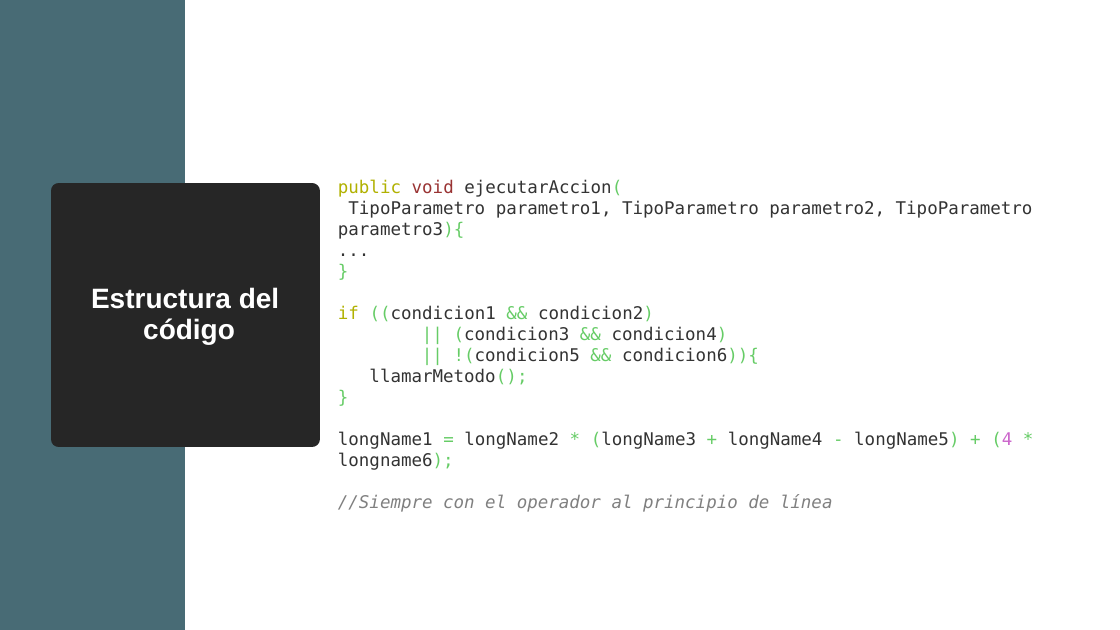
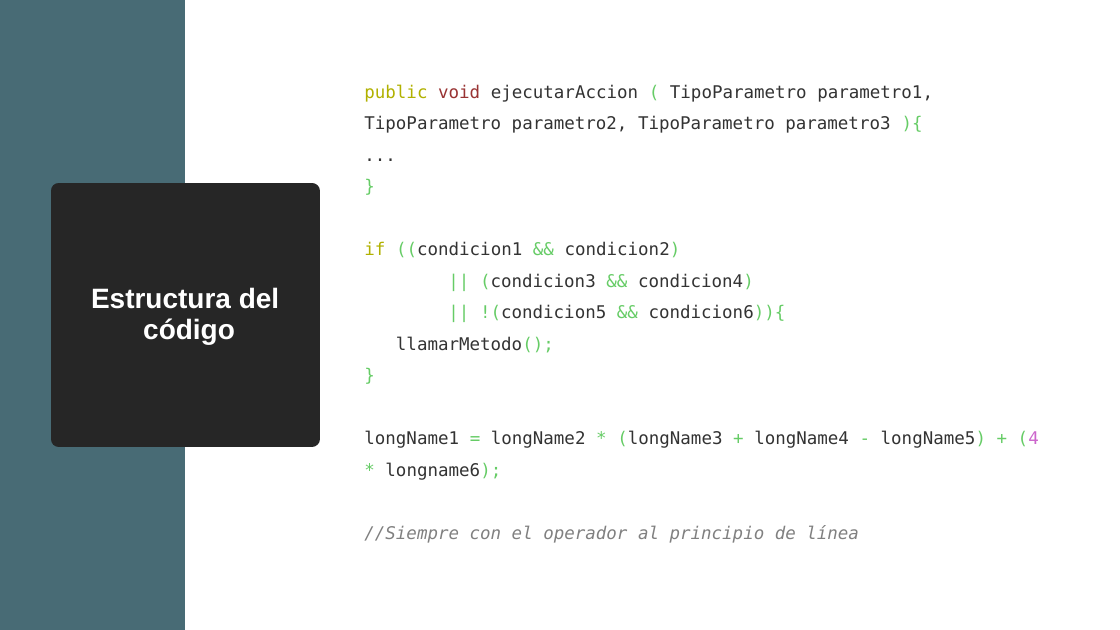
Before and after one commit to davCesur/gestionEquiposDAWEquipo4JAVA, a slide deck: slide 19 of Introducción a TDD.pptx. Drawn at 1120x630 pixels with LibreOffice and Linux fonts; fonts in the diff are those of the drawing. Boxes give left, top, right and bottom in pixels: in the first picture for what was removed or moved away, otherwise in the second. Text is boxed around its words. In the diff, an @@ line names an element or a change of style, - is before the commit and + after.

```diff
--- a/Introducción a TDD.pptx
+++ b/Introducción a TDD.pptx
@@ text "public void ejecutarAccion ( TipoParametro ...": place and size @@
-text "public void ejecutarAccion ( TipoParametro ..." at <box>338,180,1033,512</box>
+text "public void ejecutarAccion ( TipoParametro ..." at <box>364,84,1039,543</box>
@@ text at <box>364,84,933,133</box>: text changed @@
-public void ejecutarAccion(
-TipoParametro parametro1, TipoParametro parametro2, TipoParametro parametro3){
+public void ejecutarAccion ( TipoParametro parametro1, TipoParametro parametro2, TipoParametro parametro3 ){
@@ text at <box>364,242,1039,543</box>: line spacing 1 to 1.5 @@
```
Also in this commit, not shown: 60 other slides changed.
